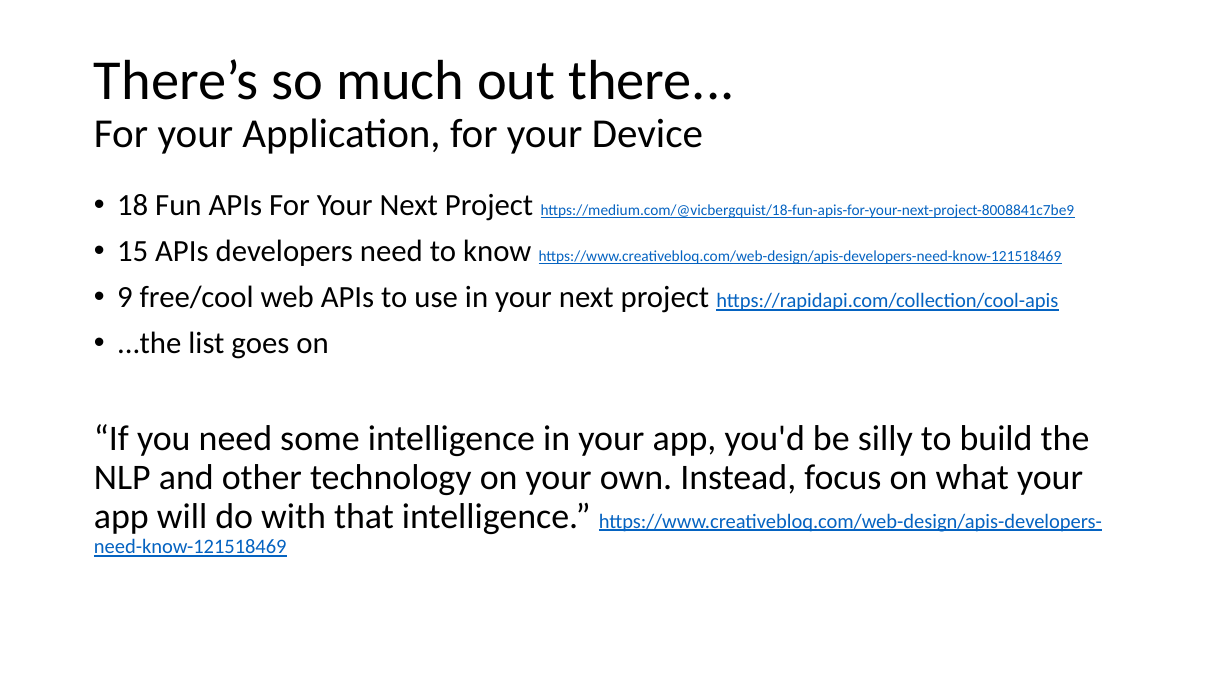
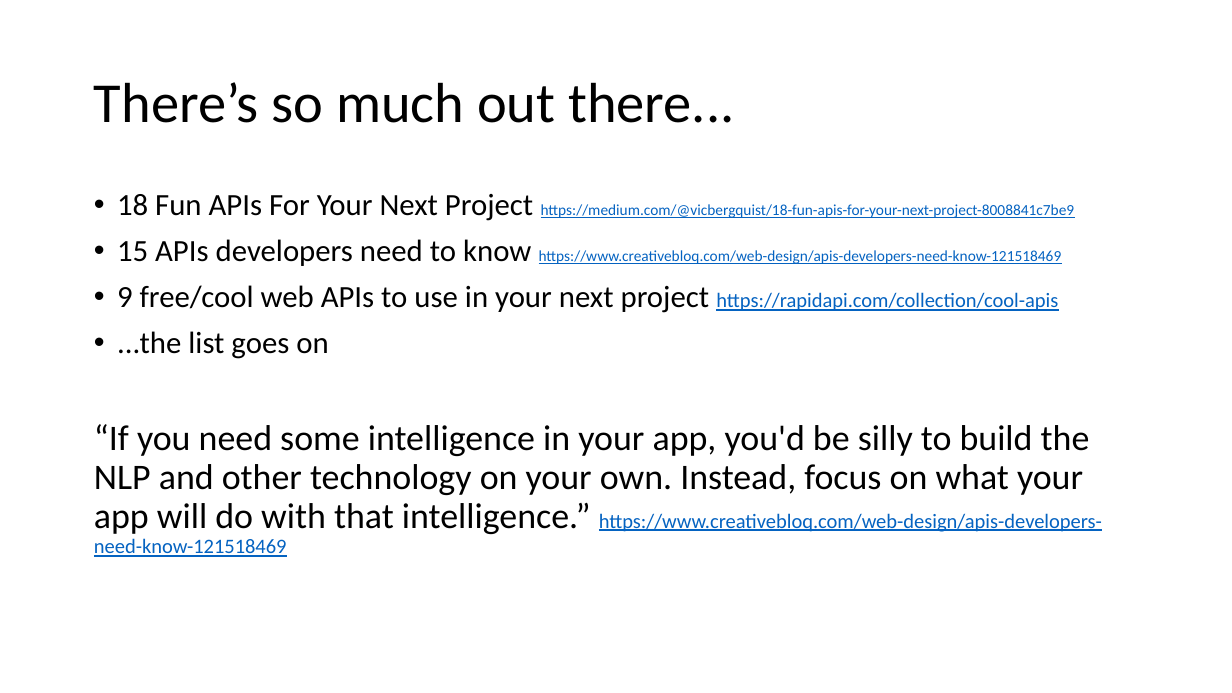
Before and after one commit to cwinsor/django_103_plasticc_and_ux, a slide deck: slide 9 of presentation.pptx. Drawn at 1232x693 pixels with LibreOffice and Linux fonts; fonts in the diff are those of the drawing. Boxes give left, top, right and bottom in pixels: in the first picture for what was removed or moved away, otherwise in the second. Text is boxed around its words. In the diff, an @@ line names an element or a change of style, - is before the commit and + after.

```diff
--- a/presentation.pptx
+++ b/presentation.pptx
@@ title at bbox=[94, 82, 734, 123]: text changed; size 32 to 44 pt @@
-There’s so much out there...
-For your Application, for your Device
+There’s so much out there...
```
Also in this commit, not shown: 17 other slides changed, 16 slides added, 3 slides removed, 4 other files.
